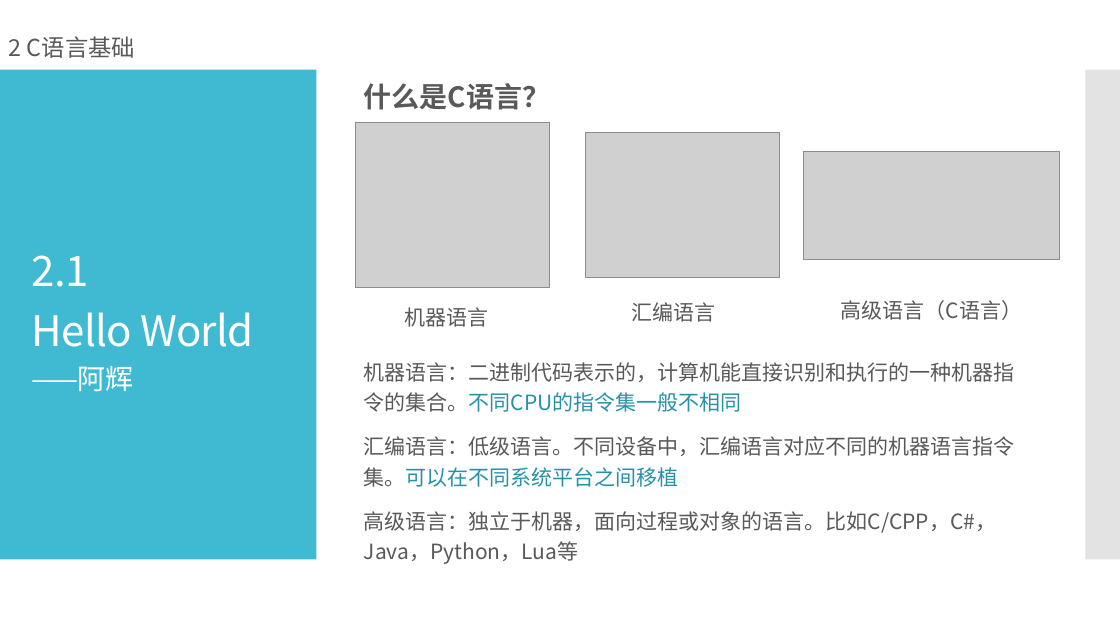
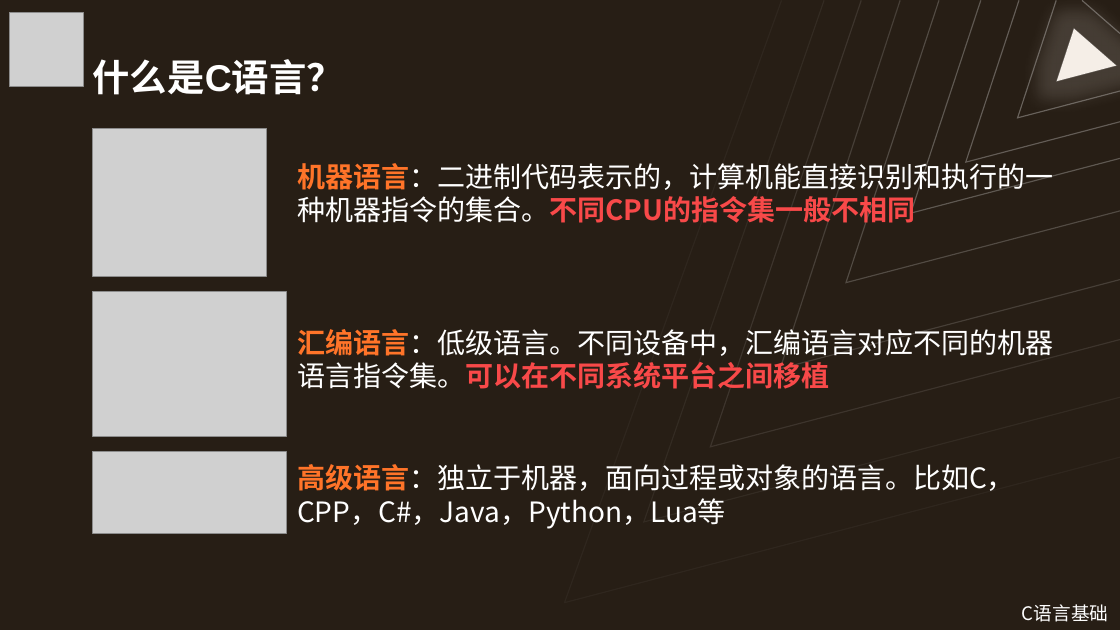
Before and after one commit to Wannerfi/CodingCourse, a slide deck: slide 6 of 2C语言基础.pptx (slide 5 before the commit). Drawn at 1120x630 pixels with LibreOffice and Linux fonts; fonts in the diff are those of the drawing; grey boxes stand for pictures. Boxes give left, top, right and bottom in pixels: in the first picture for what was removed or moved away, otherwise in the second. Text is boxed around its words. In the diff, an @@ line names an element or a change of style, - is before the commit and + after.

```diff
--- a/2C语言基础.pptx
+++ b/2C语言基础.pptx
@@ background #FFFFFF to #271E15 @@
@@ picture added at box(9, 13, 83, 87) @@
@@ freeform shape added at box(565, 0, 1120, 602), outline #FFFFFF 1 pt @@
@@ freeform shape added at box(644, 0, 1120, 522), outline #FFFFFF 1 pt @@
@@ freeform shape added at box(711, 0, 1120, 446), outline #FFFFFF 1 pt @@
@@ freeform shape added at box(781, 0, 1120, 368), outline #FFFFFF 1 pt @@
@@ freeform shape added at box(846, 0, 1120, 282), outline #FFFFFF 1 pt @@
@@ freeform shape added at box(911, 0, 1120, 213), outline #FFFFFF 1 pt @@
@@ freeform shape added at box(966, 0, 1120, 162), outline #FFFFFF 1 pt @@
@@ freeform shape added at box(1017, 0, 1120, 118), outline #FFFFFF 1 pt @@
@@ freeform shape added at box(1057, 29, 1117, 81), fill #F5EEE7, outline #FFFFFF 1 pt @@
@@ freeform shape added at box(1082, 0, 1120, 33), outline #FFFFFF 1 pt @@
@@ text removed at box(9, 36, 135, 58) @@
-2 C语言基础
@@ title "什么是C语言？": place and size @@
-title "什么是C语言？" at box(364, 83, 550, 110)
+title "什么是C语言？" at box(93, 59, 344, 95)
@@ title "什么是C语言？" at box(93, 59, 344, 95): size 24 to 32 pt, font Noto Sans CJK SC to Arial, text colour #595959 to #FFFFFF; line spacing 1.2 to 1; less space between paragraphs; vertical alignment middle to bottom @@
@@ rectangle removed at box(0, 70, 317, 560) @@
@@ rectangle removed at box(1086, 70, 1120, 560) @@
@@ picture: place and size @@
-picture at box(355, 123, 549, 287)
+picture at box(92, 129, 266, 276)
@@ text added at box(297, 159, 1053, 228), 24 pt, text #FFFFFF @@
+机器语言：二进制代码表示的，计算机能直接识别和执行的一种机器指令的集合。不同CPU的指令集一般不相同
@@ title removed at box(32, 255, 254, 392) @@
-2.1
-Hello World
-——阿辉
@@ picture: place and size @@
-picture at box(586, 133, 780, 277)
+picture at box(92, 292, 287, 436)
@@ text "汇编语言：低级语言。不同设备中，汇编语言对应不同的机器语言指令集。可以在不同系统平台之间移植": place and size @@
-text "汇编语言：低级语言。不同设备中，汇编语言对应不同的机器语言指令集。可以在不同系统平台之间移植" at box(364, 362, 1015, 564)
+text "汇编语言：低级语言。不同设备中，汇编语言对应不同的机器语言指令集。可以在不同系统平台之间移植" at box(297, 329, 1053, 389)
@@ text "汇编语言：低级语言。不同设备中，汇编语言对应不同的机器语言指令集。可以在不同系统平台之间移植" at box(297, 329, 1053, 389): size 18 to 24 pt; text colour #595959 to #FF7429, text colour #595959 to #FFFFFF, text colour #2791A6 to #F84949, bold on in "汇编语言：低级语言。不同设备中，汇编语言对应不同的机器语言指令集。可以在不同系统平台之间移植"; line spacing 1.2 to 1; less space between paragraphs; vertical alignment middle to bottom @@
@@ text removed at box(404, 307, 488, 327) @@
-机器语言
@@ text removed at box(632, 302, 716, 322) @@
-汇编语言
@@ text removed at box(841, 300, 1022, 320) @@
-高级语言（C语言）
@@ text at box(364, 362, 1015, 412): paragraph removed @@
-机器语言：二进制代码表示的，计算机能直接识别和执行的一种机器指令的集合。不同CPU的指令集一般不相同
@@ picture: place and size @@
-picture at box(804, 151, 1060, 259)
+picture at box(92, 452, 287, 534)
@@ text added at box(297, 464, 1015, 529), 24 pt, text #FFFFFF @@
+高级语言：独立于机器，面向过程或对象的语言。比如C，CPP，C#，Java，Python，Lua等
@@ text at box(364, 511, 996, 564): paragraph removed @@
-高级语言：独立于机器，面向过程或对象的语言。比如C/CPP，C#，Java，Python，Lua等
@@ text added at box(1022, 604, 1108, 622), 16 pt, text #FFFFFF @@
+C语言基础
```
Also in this commit, not shown: 13 other slides changed, 16 slides added, 16 slides removed.
